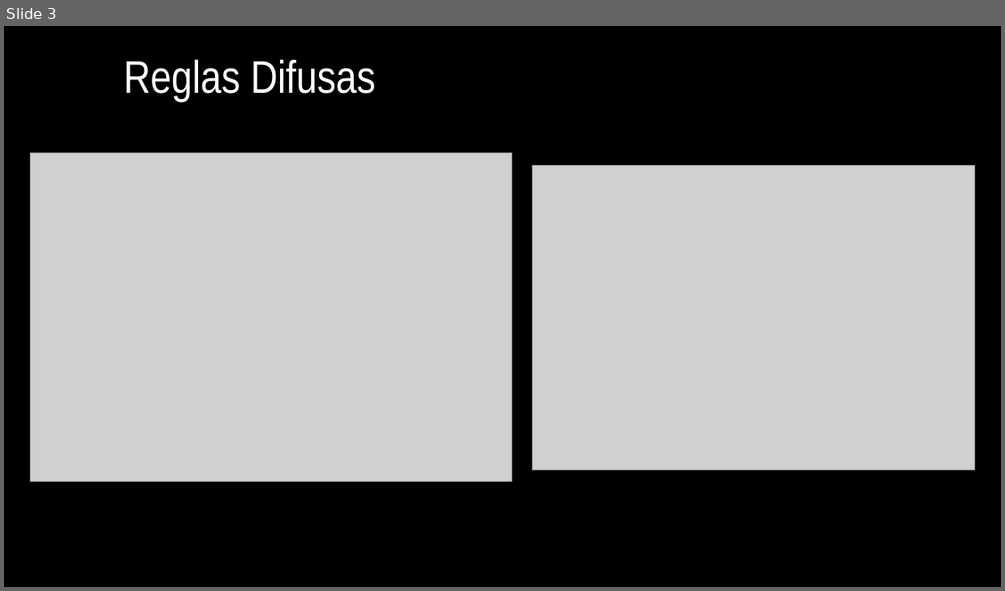
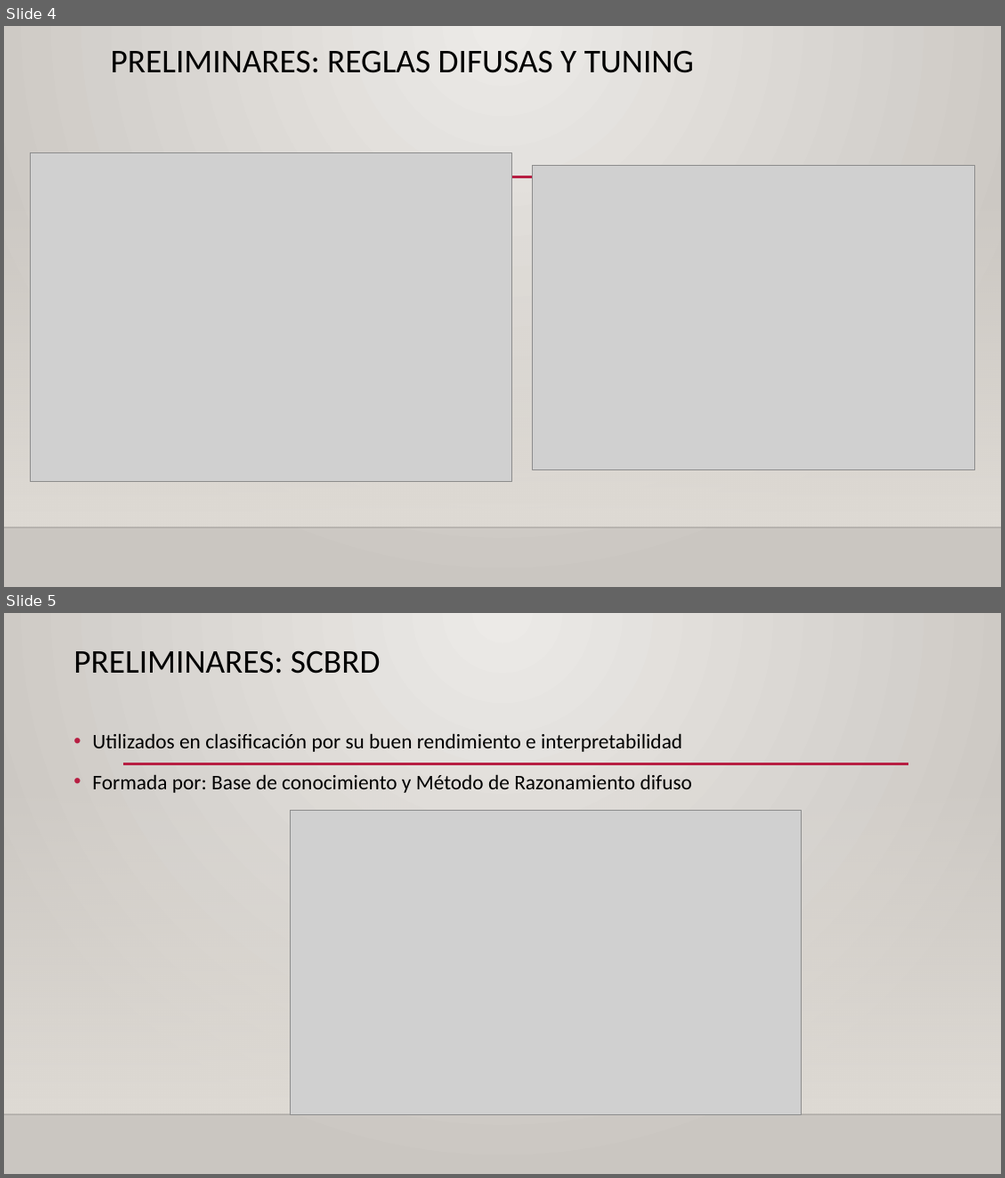
Before and after one commit to Tiburtzio/TFG, a slide deck: Docs/Presentacion.pptx. Shown one above the other, each under a label of ours: slide 3 before the commit, slides 4 and 5 after it. The pictures are 1005x591 and 1005x1178 pixels, drawn with LibreOffice and Linux fonts; fonts in the diff are those of the drawing; grey boxes stand for pictures; background and template pictures are left out. Boxes give left, top, right and bottom in pixels: in the first picture for what was removed or moved away, otherwise in the second. Text is boxed around its words. In the diff, an @@ line names an element or a change of style, - is before the commit and + after.

```diff
--- a/Docs/Presentacion.pptx
+++ b/Docs/Presentacion.pptx
@@ slide 5 added at box(4, 613, 1001, 1174), background gradient #ECEAE7 to #CAC7C1; not listed: 3 template elements that a slide beside it also shows @@
@@ title added at box(73, 650, 380, 674), 32 pt, text #000000 @@
+PRELIMINARES: SCBRD
@@ text added at box(92, 733, 692, 793), 20 pt, text #000000 @@
+• Utilizados en clasificación por su buen rendimiento e interpretabilidad
+• Formada por: Base de conocimiento y Método de Razonamiento difuso
@@ picture added at box(291, 811, 801, 1115) @@
@@ what was slide 3 is now slide 4 @@
@@ slide 4 changed as well @@
@@ background #000000 to gradient #ECEAE7 to #CAC7C1 @@
@@ title at box(111, 50, 694, 73): text changed; size 44 to 32 pt; font Arial Narrow to Calibri; text colour #FFFFFF to #000000 @@
-Reglas Difusas
+PRELIMINARES: REGLAS DIFUSAS Y TUNING
@@ line added from (123, 177) to (909, 177), #B71E42 2.5 pt @@
@@ rectangle added at box(4, 192, 1001, 527), fill gradient #DFDBD5 @@
@@ line added from (4, 527) to (1001, 527), #000001 1 pt @@
```
Also in this commit, not shown: 4 other slides changed, 13 other slides added, 3 slides removed, 1 other file.
